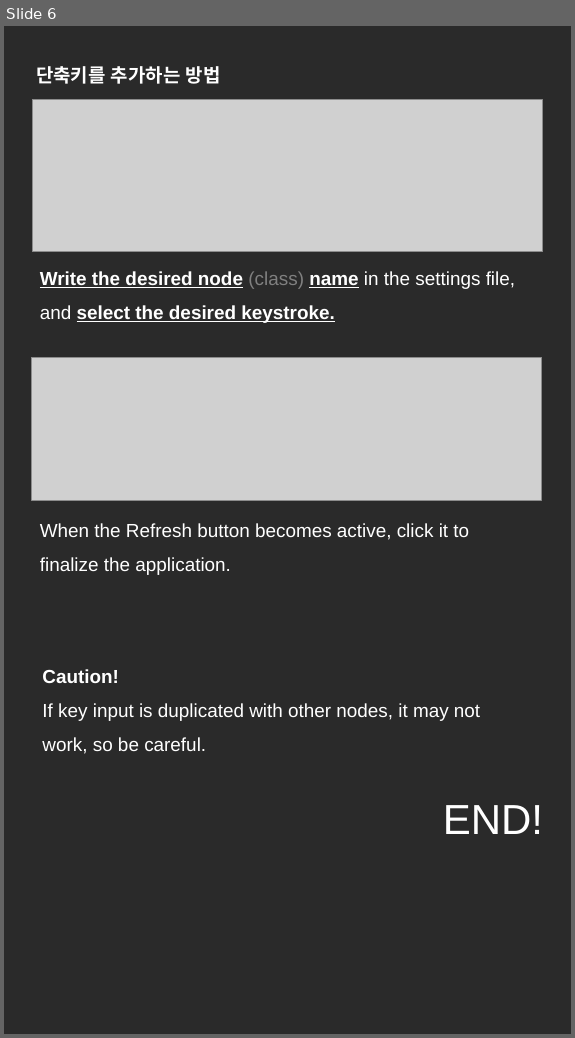
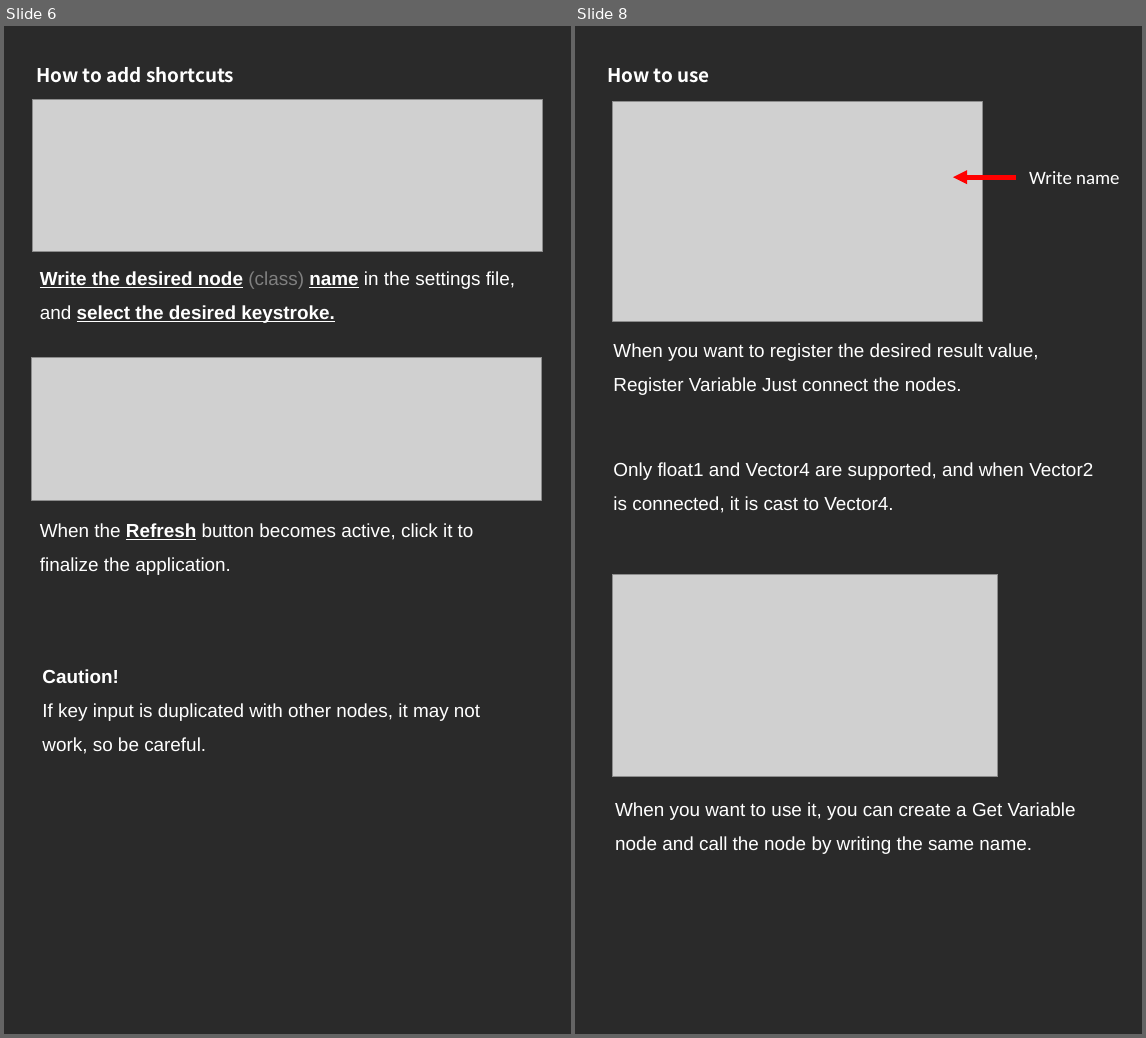
Before and after one commit to NK-Studio/ShaderGraphHotKey, a slide deck: Document EN.pptx. Shown side by side, each under a label of ours: slide 6 before the commit, slides 6 and 8 after it; the slides between them are not shown. The pictures are 575x1038 and 1146x1038 pixels, drawn with LibreOffice and Linux fonts; fonts in the diff are those of the drawing; grey boxes stand for pictures. Boxes give left, top, right and bottom in pixels: in the first picture for what was removed or moved away, otherwise in the second. Text is boxed around its words. In the diff, an @@ line names an element or a change of style, - is before the commit and + after.

```diff
--- a/Document EN.pptx
+++ b/Document EN.pptx
@@ slide 8 added at bbox=[575, 26, 1142, 1034], background #FFFFFF; not listed: 1 template element that a slide beside it also shows @@
@@ text added at bbox=[607, 68, 709, 83], 18 pt, text #FFFFFF, bold @@
+How to use
@@ picture added at bbox=[613, 102, 982, 321] @@
@@ text added at bbox=[1029, 171, 1119, 184], 18 pt, text #FFFFFF @@
+Write name
@@ arrow added from (1016, 177) to (953, 177), #FF0000 4.5 pt @@
@@ text added at bbox=[613, 343, 1038, 395], 18 pt, text #FFFFFF @@
+When you want to register the desired result value, Register Variable Just connect the nodes.
@@ text added at bbox=[613, 462, 1093, 513], 18 pt, text #FFFFFF @@
+Only float1 and Vector4 are supported, and when Vector2 is connected, it is cast to Vector4.
@@ picture added at bbox=[613, 574, 998, 777] @@
@@ text added at bbox=[615, 802, 1076, 854], 18 pt, text #FFFFFF @@
+When you want to use it, you can create a Get Variable node and call the node by writing the same name.
@@ slide 6 changed as well @@
@@ text at bbox=[36, 67, 234, 83]: text changed @@
-단축키를 추가하는 방법
+How to add shortcuts
@@ text "When the Refresh button becomes ..." at bbox=[40, 523, 474, 575]: bold on, underline on in "Refresh" @@
@@ text removed at bbox=[443, 805, 543, 834] @@
-END!
```
Also in this commit, not shown: 3 other slides changed, 3 other slides added, 2 other files.
